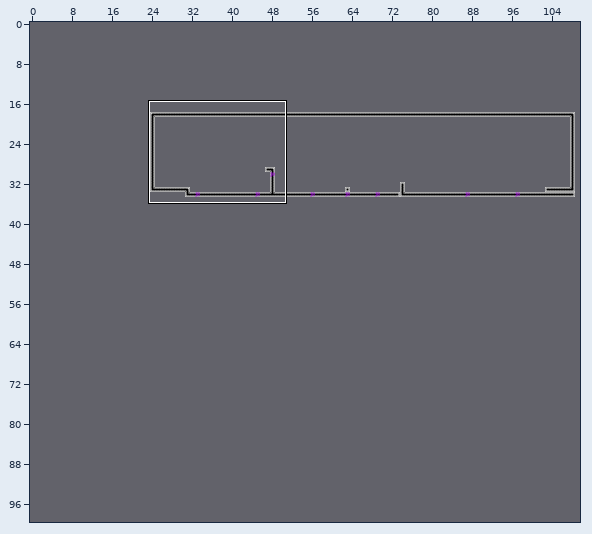
An edit to a level. Tiled map (JSON), assets/levels/level6.json. Above: a wide view before the commit, with the close-up outlined.
Close-up. Before:
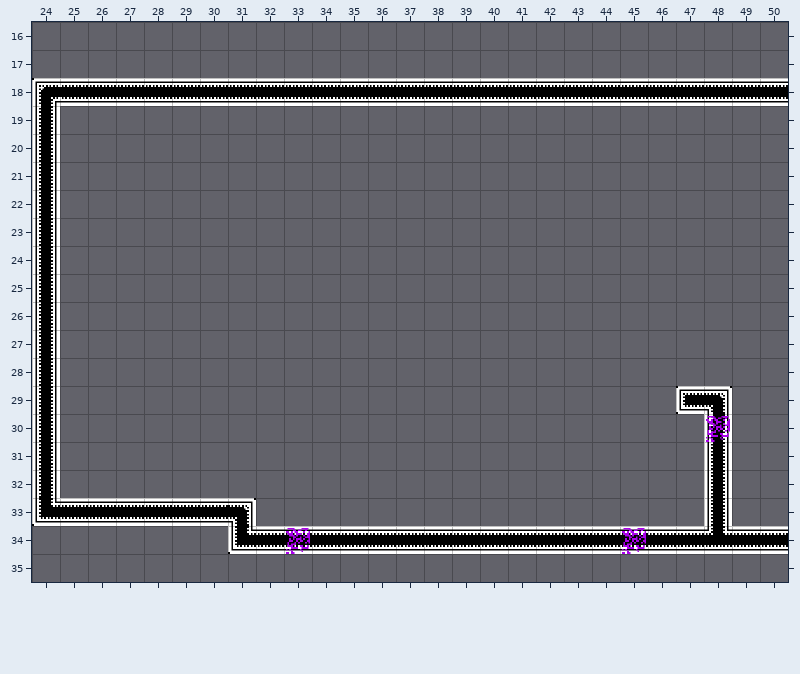
Cells are 32x32 px. Shown: x 24..50, y 16..35. The commit also changed other parts of the map, which this record leaves out.
The result:
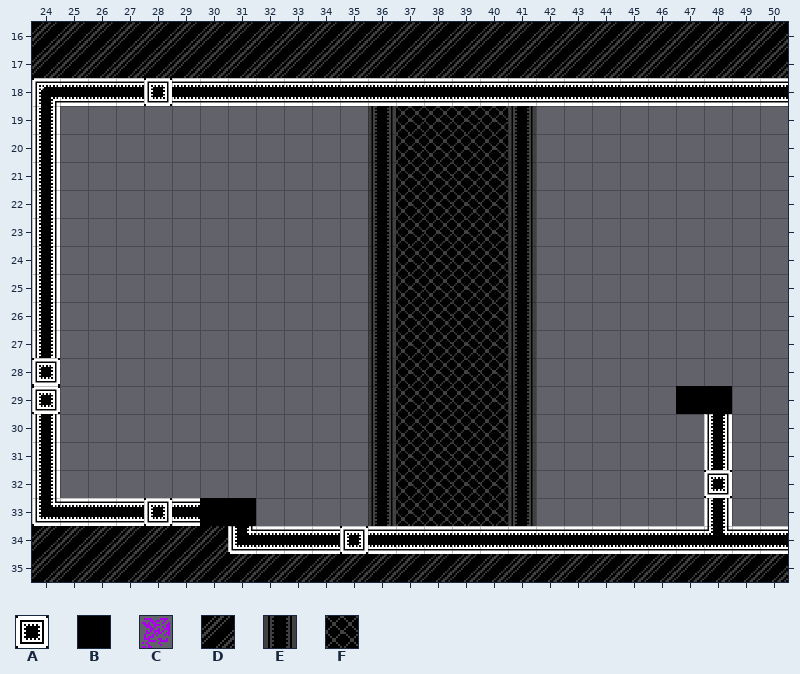
Key: from "tilemap": A 11, B 40, C 41, D 60, E 62, F 63.
_ is an empty cell.
Change:
Layer "Tile Layer 1":
Tile D is added in rows 16 to 17 at x 24 to 50; in row 34 at x 24 to 30; in row 35 at x 24 to 50.
Layer "Tile Layer 2":
Tile A is added in row 18 at x 28; in rows 28 to 29 at x 24; in row 32 at x 48; in row 33 at x 28; in row 34 at x 35.
Tile B is added in row 29 at x 47 to 48; in row 33 at x 30 to 31.
Tile E is added in rows 19 to 33 at x 36 and 41.
Tile F is added in rows 19 to 33 at x 37 to 40.
The edit erases tile C in row 30 at x 48; in row 34 at x 33 and 45.
Pixel boxes of the changes (left, top, right, bottom) in both close-ups:
added: (32, 22, 788, 106)
changed: (32, 106, 788, 582)
